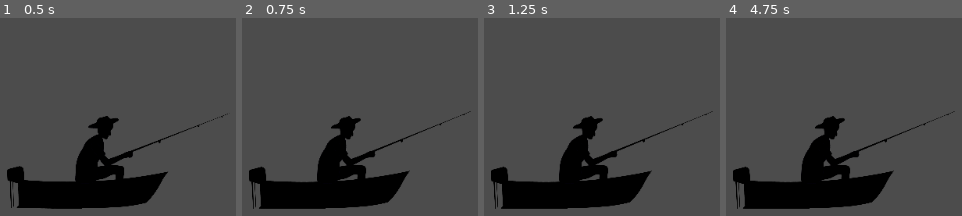
Above: before the commit, frames 1-4 (left to right).
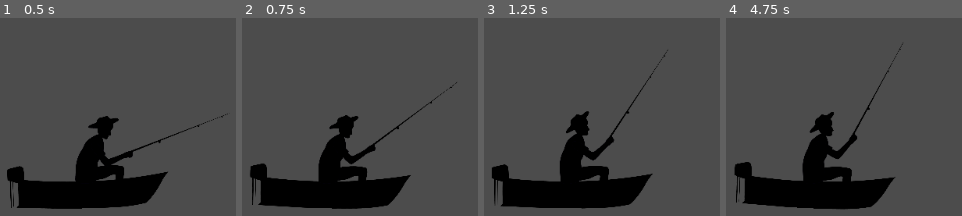
Above: after the commit, the same moments.

Repository: renanstn/desires-game
Game: Godot game, scene res://Scenes/World.tscn
The game is run twice, just before and just after one commit, with the same random seed, the same clock (stepped at 60 frames per second) and the same inputs.
Inputs (mouse positions are in pixels of both pictures, inside the frame that each line leads up to):
- Up to frame 1 (0.5 s): no input
- Up to frame 2 (0.75 s): move the mouse to (outside the picture) at 0.52 s; click (outside the picture) at 0.6 s
- Up to frame 3 (1.25 s): no input
- Up to frame 4 (4.75 s): move the mouse to (outside the picture) at 1.27 s; click (outside the picture) at 1.35 s; move the mouse to (outside the picture) at 2.02 s; click (outside the picture) at 2.1 s; move the mouse to (818, 184) at 2.77 s; click (818, 184) at 2.85 s; move the mouse to (outside the picture) at 3.52 s; click (outside the picture) at 3.6 s; move the mouse to (outside the picture) at 4.27 s; click (outside the picture) at 4.35 s

Frame 1 is identical in both runs. In frame 2, 3.4% of the frame differs, in the area x 2-98%, y 32-97%; in frame 3, 4.1%; in frame 4, 5.1%, in the area x 2-98%, y 13-97%.

Commit message:
Finaliza pescador

Diff:
--- a/Desires/Scenes/Fishermen.tscn
+++ b/Desires/Scenes/Fishermen.tscn
@@ -8,8 +8,9 @@
 [ext_resource path="res://Sprites/Characters/MÃO FECHADA.png" type="Texture" id=6]
 [ext_resource path="res://Sprites/Characters/PERNA.png" type="Texture" id=7]
 [ext_resource path="res://Sprites/Characters/TRONCO ESCOLIOSE.png" type="Texture" id=8]
-
-[sub_resource type="Animation" id=2]
+[ext_resource path="res://Sprites/Characters/TILAAAAAAPIA.png" type="Texture" id=9]
+
+[sub_resource type="Animation" id=1]
 resource_name = "Alert"
 length = 0.5
 tracks/0/type = "value"
@@ -25,8 +26,119 @@
 "values": [ 0.0, -22.3376 ]
 }
 
-[sub_resource type="Animation" id=1]
-resource_name = "Idle"
+[sub_resource type="Animation" id=4]
+resource_name = "Gotcha"
+length = 4.0
+tracks/0/type = "value"
+tracks/0/path = NodePath("BARCO:rotation_degrees")
+tracks/0/interp = 1
+tracks/0/loop_wrap = true
+tracks/0/imported = false
+tracks/0/enabled = true
+tracks/0/keys = {
+"times": PoolRealArray( 0, 0.5, 1.5, 2.5, 3, 4 ),
+"transitions": PoolRealArray( 1, 1, 1, 1, 1, 1 ),
+"update": 0,
+"values": [ 0.0, 2.68697, -2.67486, 1.79837, -3.83704, 0.0 ]
+}
+tracks/1/type = "value"
+tracks/1/path = NodePath("BARCO/PERNA:rotation_degrees")
+tracks/1/interp = 1
+tracks/1/loop_wrap = true
+tracks/1/imported = false
+tracks/1/enabled = true
+tracks/1/keys = {
+"times": PoolRealArray( 0, 4 ),
+"transitions": PoolRealArray( 1, 1 ),
+"update": 0,
+"values": [ 0.0, 0.0 ]
+}
+tracks/2/type = "value"
+tracks/2/path = NodePath("BARCO/PERNA/TRONCO ESCOLIOSE:rotation_degrees")
+tracks/2/interp = 2
+tracks/2/loop_wrap = true
+tracks/2/imported = false
+tracks/2/enabled = true
+tracks/2/keys = {
+"times": PoolRealArray( 0, 0.5, 1.5, 2.5, 3, 3.5, 4 ),
+"transitions": PoolRealArray( 1, 1, 1, 1, 1, 1, 1 ),
+"update": 0,
+"values": [ 0.0, -7.7036, -4.96995, -2.07474, -13.7879, -0.852038, 0.0 ]
+}
+tracks/3/type = "value"
+tracks/3/path = NodePath("BARCO/PERNA/TRONCO ESCOLIOSE/CABEÇA:rotation_degrees")
+tracks/3/interp = 2
+tracks/3/loop_wrap = true
+tracks/3/imported = false
+tracks/3/enabled = true
+tracks/3/keys = {
+"times": PoolRealArray( 0, 0.5, 3, 3.5, 4 ),
+"transitions": PoolRealArray( 1, 1, 1, 1, 1 ),
+"update": 0,
+"values": [ 0.0, -9.47152, -26.3917, -14.3272, 0.0 ]
+}
+tracks/4/type = "value"
+tracks/4/path = NodePath("BARCO/PERNA/TRONCO ESCOLIOSE/BRAÇO:rotation_degrees")
+tracks/4/interp = 2
+tracks/4/loop_wrap = true
+tracks/4/imported = false
+tracks/4/enabled = true
+tracks/4/keys = {
+"times": PoolRealArray( 0, 0.5, 1.5, 2.5, 3, 3.5, 4 ),
+"transitions": PoolRealArray( 1, 1, 1, 1, 1, 1, 1 ),
+"update": 0,
+"values": [ 0.0, -20.9346, -25.5129, 10.6434, -64.5216, -5.24602, 0.0 ]
+}
+tracks/5/type = "value"
+tracks/5/path = NodePath("BARCO/PERNA/TRONCO ESCOLIOSE/BRAÇO/MÃO FECHADA:rotation_degrees")
+tracks/5/interp = 2
+tracks/5/loop_wrap = true
+tracks/5/imported = false
+tracks/5/enabled = true
+tracks/5/keys = {
+"times": PoolRealArray( 0, 0.5, 2.5, 3, 3.5, 4 ),
+"transitions": PoolRealArray( 1, 1, 1, 1, 1, 1 ),
+"update": 0,
+"values": [ 0.0, -22.6861, -21.2542, -24.9552, 2.4078, 0.0 ]
+}
+tracks/6/type = "value"
+tracks/6/path = NodePath("BARCO/PERNA/TRONCO ESCOLIOSE/BRAÇO/MÃO FECHADA/VARA:rotation_degrees")
+tracks/6/interp = 2
+tracks/6/loop_wrap = true
+tracks/6/imported = false
+tracks/6/enabled = true
+tracks/6/keys = {
+"times": PoolRealArray( 0, 4 ),
+"transitions": PoolRealArray( 1, 1 ),
+"update": 0,
+"values": [ 0.0, 0.0 ]
+}
+tracks/7/type = "value"
+tracks/7/path = NodePath("BARCO/PERNA/TRONCO ESCOLIOSE/BRAÇO/MÃO FECHADA/VARA/TILAAAAAAPIA:rotation_degrees")
+tracks/7/interp = 2
+tracks/7/loop_wrap = true
+tracks/7/imported = false
+tracks/7/enabled = true
+tracks/7/keys = {
+"times": PoolRealArray( 0, 1, 2, 2.5, 4 ),
+"transitions": PoolRealArray( 1, 1, 1, 1, 1 ),
+"update": 0,
+"values": [ 270.0, 276.136, 331.729, 323.762, 270.0 ]
+}
+tracks/8/type = "value"
+tracks/8/path = NodePath("BARCO/PERNA/TRONCO ESCOLIOSE/BRAÇO/MÃO FECHADA/VARA/TILAAAAAAPIA:visible")
+tracks/8/interp = 1
+tracks/8/loop_wrap = true
+tracks/8/imported = false
+tracks/8/enabled = true
+tracks/8/keys = {
+"times": PoolRealArray( 0, 2.5, 4 ),
+"transitions": PoolRealArray( 1, 1, 1 ),
+"update": 1,
+"values": [ true, false, true ]
+}
+
+[sub_resource type="Animation" id=2]
 length = 2.0
 loop = true
 tracks/0/type = "value"
@@ -112,6 +224,18 @@
 "transitions": PoolRealArray( 1 ),
 "update": 0,
 "values": [ 0.0 ]
+}
+tracks/7/type = "value"
+tracks/7/path = NodePath("BARCO/PERNA/TRONCO ESCOLIOSE/BRAÇO/MÃO FECHADA/VARA/TILAAAAAAPIA:visible")
+tracks/7/interp = 1
+tracks/7/loop_wrap = true
+tracks/7/imported = false
+tracks/7/enabled = true
+tracks/7/keys = {
+"times": PoolRealArray( 0 ),
+"transitions": PoolRealArray( 1 ),
+"update": 1,
+"values": [ false ]
 }
 
 [sub_resource type="Animation" id=3]
@@ -127,7 +251,7 @@
 "times": PoolRealArray( 0, 0.3, 1, 2, 3 ),
 "transitions": PoolRealArray( 1, 1, 1, 1, 1 ),
 "update": 0,
-"values": [ -0.85189, 3.29995, -3.14715, 1.26135, -0.85189 ]
+"values": [ 0.0, 3.29995, -3.14715, 1.26135, -0.85189 ]
 }
 tracks/1/type = "value"
 tracks/1/path = NodePath("BARCO/PERNA:rotation_degrees")
@@ -201,13 +325,24 @@
 "update": 0,
 "values": [ 0.0 ]
 }
+tracks/7/type = "value"
+tracks/7/path = NodePath("BARCO/PERNA/TRONCO ESCOLIOSE/BRAÇO/MÃO FECHADA/VARA/TILAAAAAAPIA:visible")
+tracks/7/interp = 1
+tracks/7/loop_wrap = true
+tracks/7/imported = false
+tracks/7/enabled = true
+tracks/7/keys = {
+"times": PoolRealArray( 0 ),
+"transitions": PoolRealArray( 1 ),
+"update": 1,
+"values": [ false ]
+}
 
 [node name="Fishermen" type="Node2D"]
 script = ExtResource( 1 )
 
 [node name="BARCO" type="Sprite" parent="."]
 position = Vector2( -293.387, 245.641 )
-rotation = -0.0148683
 texture = ExtResource( 3 )
 offset = Vector2( 293.387, -295.641 )
 
@@ -218,7 +353,6 @@
 
 [node name="TRONCO ESCOLIOSE" type="Sprite" parent="BARCO/PERNA"]
 position = Vector2( -55.4991, 0 )
-rotation = 0.0453221
 texture = ExtResource( 8 )
 offset = Vector2( 294.148, -157.639 )
 
@@ -229,7 +363,6 @@
 
 [node name="BRAÇO" type="Sprite" parent="BARCO/PERNA/TRONCO ESCOLIOSE"]
 position = Vector2( 45.4084, -181.634 )
-rotation = -0.0546778
 texture = ExtResource( 4 )
 offset = Vector2( 248.739, 23.9943 )
 
@@ -243,8 +376,16 @@
 texture = ExtResource( 2 )
 offset = Vector2( 32.6936, -28.8904 )
 
+[node name="TILAAAAAAPIA" type="Sprite" parent="BARCO/PERNA/TRONCO ESCOLIOSE/BRAÇO/MÃO FECHADA/VARA"]
+position = Vector2( 650.935, -229.413 )
+rotation = 4.71239
+scale = Vector2( 0.2, 0.2 )
+texture = ExtResource( 9 )
+offset = Vector2( -3590.78, 113.393 )
+
 [node name="AnimationPlayer" type="AnimationPlayer" parent="."]
-anims/Alert = SubResource( 2 )
-anims/Idle = SubResource( 1 )
+anims/Alert = SubResource( 1 )
+anims/Gotcha = SubResource( 4 )
+anims/Idle = SubResource( 2 )
 anims/Lost = SubResource( 3 )
 [connection signal="animation_finished" from="AnimationPlayer" to="." method="_on_AnimationPlayer_animation_finished"]
--- a/Desires/Scenes/GameController.tscn
+++ b/Desires/Scenes/GameController.tscn
@@ -5,10 +5,11 @@
 [node name="GameController" type="Node"]
 script = ExtResource( 2 )
 
-[node name="PullTime" type="Timer" parent="."]
+[node name="PullTimer" type="Timer" parent="."]
+wait_time = 0.5
 one_shot = true
 
 [node name="NextFishTimer" type="Timer" parent="."]
 one_shot = true
-[connection signal="timeout" from="PullTime" to="." method="_on_PullTime_timeout"]
+[connection signal="timeout" from="PullTimer" to="." method="_on_PullTime_timeout"]
 [connection signal="timeout" from="NextFishTimer" to="." method="_on_NextFishTimer_timeout"]
--- a/Desires/Scripts/Fishermen.gd
+++ b/Desires/Scripts/Fishermen.gd
@@ -3,8 +3,14 @@
 
 onready var animation_player = $AnimationPlayer
 
+signal animation_end
+
 
 func _ready():
+	"""
+	Apenas conecta os signals que ativam as animações. Nada de lógica de jogo
+	no pescador, apenas no GameController
+	"""
 	var game_controller = get_tree().get_root().find_node("GameController", true, false)
 	if game_controller:
 		game_controller.connect("play_idle", self, "play_idle")
@@ -19,7 +25,12 @@
 	animation_player.play("Alert")
 
 func play_lost():
-	pass
+	animation_player.play("Lost")
 
 func play_catch():
-	pass
+	animation_player.play("Gotcha")
+
+
+func _on_AnimationPlayer_animation_finished(anim_name):
+	if anim_name == "Gotcha" or anim_name == "Lost":
+		emit_signal("animation_end")
--- a/Desires/Scripts/GameController.gd
+++ b/Desires/Scripts/GameController.gd
@@ -1,7 +1,7 @@
 extends Node
 
 
-onready var pull_timer = $PullTime
+onready var pull_timer = $PullTimer
 onready var next_fish_timer = $NextFishTimer
 export(NodePath) var fishermen_path
 var fishermen : Node2D
@@ -11,8 +11,8 @@
 	CATCH
 }
 var actual_state
-const MIN_FISH_TIME = 5
-const MAX_FISH_TIME = 15
+export(int) var MIN_FISH_TIME = 5
+export(int) var MAX_FISH_TIME = 15
 
 signal play_idle
 signal play_alert
@@ -22,6 +22,7 @@
 
 func _ready():
 	fishermen = get_node(fishermen_path)
+	fishermen.connect("animation_end", self, "_on_animation_end")
 	emit_signal("play_idle")
 	randomize()
 	actual_state = states.IDLE
@@ -36,22 +37,12 @@
 	if Input.is_action_just_pressed("Pull"):
 		if actual_state == states.ALERT:
 			emit_signal("play_catch")
-			print("pegou!")
 			pull_timer.stop()
-			actual_state = states.IDLE
-			emit_signal("play_idle")
-			var next_fish = rand_range(MIN_FISH_TIME, MAX_FISH_TIME)
-			print("Próximo peixe em:")
-			print(next_fish)
-			next_fish_timer.wait_time = next_fish
-			next_fish_timer.start()
 		else:
 			emit_signal("play_lost")
-			print("...")
 
 
 func _on_PullTime_timeout():
-	print("Perdeu...")
 	actual_state = states.IDLE
 	emit_signal("play_idle")
 	var next_fish = rand_range(MIN_FISH_TIME, MAX_FISH_TIME)
@@ -65,4 +56,13 @@
 	actual_state = states.ALERT
 	emit_signal("play_alert")
 	pull_timer.start()
-	print("!!!")
+
+
+func _on_animation_end():
+	actual_state = states.IDLE
+	emit_signal("play_idle")
+	var next_fish = rand_range(MIN_FISH_TIME, MAX_FISH_TIME)
+	print("Próximo peixe em:")
+	print(next_fish)
+	next_fish_timer.wait_time = next_fish
+	next_fish_timer.start()
Not shown: 1 places in Desires/Scenes/Fishermen.tscn that only renumber resources
